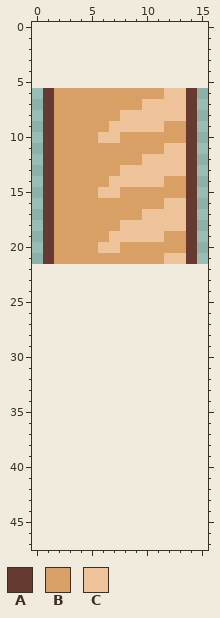
Two states of a pixel-art sprite, game/sprites/baguette.png. Above is the file before it was changed.
The file is 64x64 pixels, drawn in blocks of 4x4; one block is one cell here. The old version is drawn lined up with the new one, on the new canvas.
Palette (. is transparent): A #663931  B #d9a066  C #eec39a
Pixels before, first column x 1:
 6 ABBBBBBBBBBCCA
 7 ABBBBBBBBCCCCA
 8 ABBBBBBCCCCCCA
 9 ABBBBBCCCCCBBA
10 ABBBBCCBBBBBBA
11 ABBBBBBBBBBCCA
12 ABBBBBBBBCCCCA
13 ABBBBBBCCCCCCA
14 ABBBBBCCCCCBBA
15 ABBBBCCBBBBBBA
16 ABBBBBBBBBBCCA
17 ABBBBBBBBCCCCA
18 ABBBBBBCCCCCCA
19 ABBBBBCCCCCBBA
20 ABBBBCCBBBBBBA
21 ABBBBBBBBBBCCA
New version:
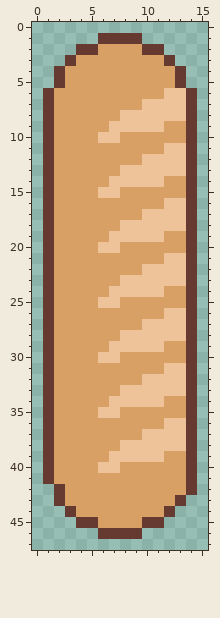
Change:
{"change": "canvas 16x16 -> 16x48, the old top-left corner now at 0,6"}
{"y":1,"x":6,"old":"....","new":"AAAA"}
{"y":2,"x":4,"old":"........","new":"AABBBBAA"}
{"y":3,"x":3,"old":"..........","new":"ABBBBBBBBA"}
{"y":4,"x":2,"old":"............","new":"ABBBBBBBBBBA"}
{"y":5,"x":2,"old":"............","new":"ABBBBBBBBBBA"}
{"y":22,"x":1,"old":"..............","new":"ABBBBBBBBCCCCA"}
{"y":23,"x":1,"old":"..............","new":"ABBBBBBCCCCCCA"}
{"y":24,"x":1,"old":"..............","new":"ABBBBBCCCCCBBA"}
{"y":25,"x":1,"old":"..............","new":"ABBBBCCBBBBBBA"}
{"y":26,"x":1,"old":"..............","new":"ABBBBBBBBBBCCA"}
{"y":27,"x":1,"old":"..............","new":"ABBBBBBBBCCCCA"}
{"y":28,"x":1,"old":"..............","new":"ABBBBBBCCCCCCA"}
{"y":29,"x":1,"old":"..............","new":"ABBBBBCCCCCBBA"}
{"y":30,"x":1,"old":"..............","new":"ABBBBCCBBBBBBA"}
{"y":31,"x":1,"old":"..............","new":"ABBBBBBBBBBCCA"}
{"y":32,"x":1,"old":"..............","new":"ABBBBBBBBCCCCA"}
{"y":33,"x":1,"old":"..............","new":"ABBBBBBCCCCCCA"}
{"y":34,"x":1,"old":"..............","new":"ABBBBBCCCCCBBA"}
{"y":35,"x":1,"old":"..............","new":"ABBBBCCBBBBBBA"}
{"y":36,"x":1,"old":"..............","new":"ABBBBBBBBBBCCA"}
{"y":37,"x":1,"old":"..............","new":"ABBBBBBBBCCCCA"}
{"y":38,"x":1,"old":"..............","new":"ABBBBBBCCCCCCA"}
{"y":39,"x":1,"old":"..............","new":"ABBBBBCCCCCBBA"}
{"y":40,"x":1,"old":"..............","new":"ABBBBCCBBBBBBA"}
{"y":41,"x":1,"old":"..............","new":"ABBBBBBBBBBBBA"}
{"y":42,"x":2,"old":".............","new":"ABBBBBBBBBBBA"}
{"y":43,"x":2,"old":"............","new":"ABBBBBBBBBBA"}
{"y":44,"x":3,"old":"..........","new":"ABBBBBBBBA"}
{"y":45,"x":4,"old":"........","new":"AABBBBAA"}
{"y":46,"x":6,"old":"....","new":"AAAA"}
{"label":"added","picture_box":[54,33,186,88]}
{"label":"added","picture_box":[43,264,197,539]}
